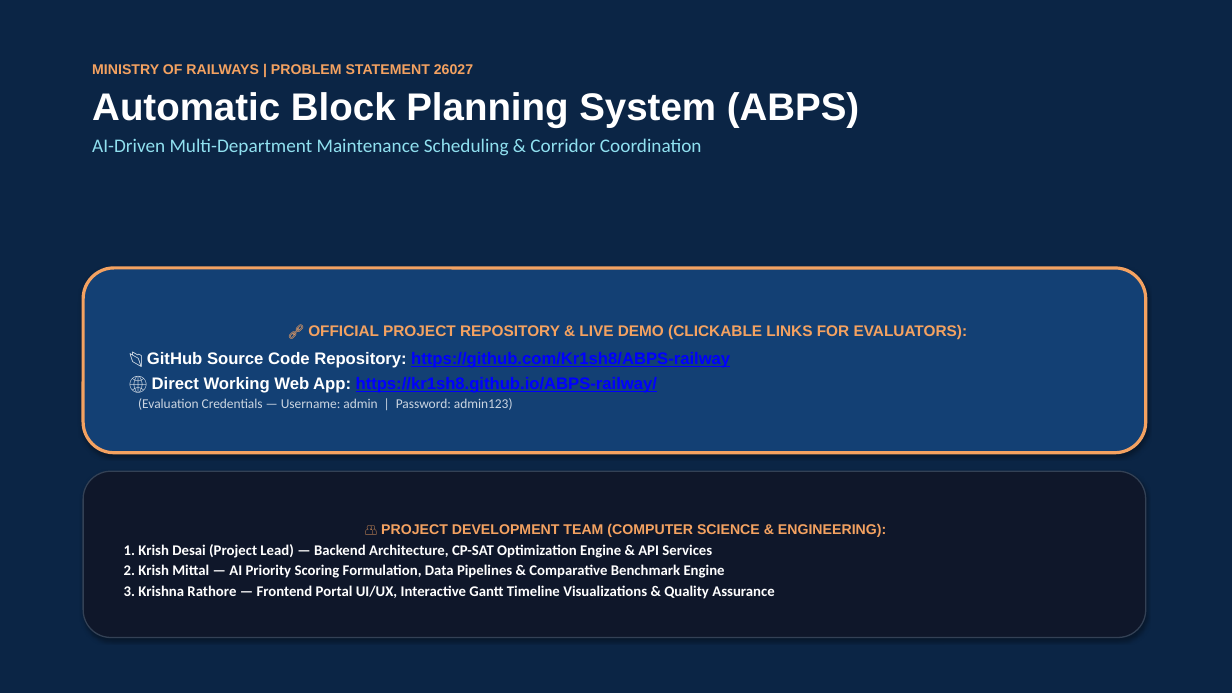
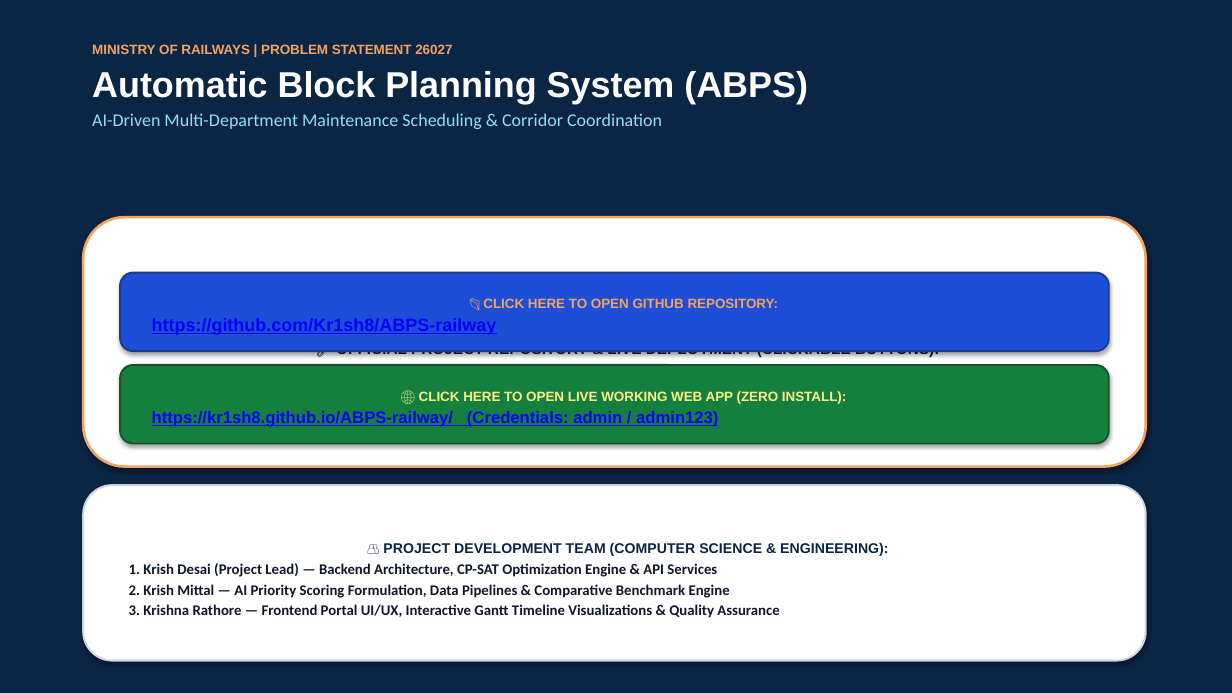
Before and after one commit to Kr1sh8/ABPS-railway, a slide deck: slide 1 of ABPS_Project_Presentation.pptx. Drawn at 1232x693 pixels with LibreOffice and Linux fonts; fonts in the diff are those of the drawing. Boxes give left, top, right and bottom in pixels: in the first picture for what was removed or moved away, otherwise in the second. Text is boxed around its words. In the diff, an @@ line names an element or a change of style, - is before the commit and + after.

Commit message:
style: replace dark links with high-contrast clickable action buttons in presentation

```diff
--- a/ABPS_Project_Presentation.pptx
+++ b/ABPS_Project_Presentation.pptx
@@ text "MINISTRY OF RAILWAYS | PROBLEM ...": place and size @@
-text "MINISTRY OF RAILWAYS | PROBLEM ..." at [92,64,859,156]
+text "MINISTRY OF RAILWAYS | PROBLEM ..." at [92,44,808,129]
@@ text "MINISTRY OF RAILWAYS | PROBLEM ..." at [92,44,808,129]: size 11 to 10.5 pt in "MINISTRY OF RAILWAYS | PROBLEM STATEMENT 26027"; size 30 to 28 pt in "Automatic Block Planning System (ABPS)"; size 15 to 14 pt in "AI-Driven Multi-Department Maintenance Scheduling & Corridor ..."; less space between paragraphs @@
@@ rounded rectangle "🔗 OFFICIAL PROJECT REPOSITORY & ...": place and size @@
-rounded rectangle "🔗 OFFICIAL PROJECT REPOSITORY & ..." at [83,268,1146,453]
+rounded rectangle "🔗 OFFICIAL PROJECT REPOSITORY & ..." at [83,217,1146,467]
@@ rounded rectangle "🔗 OFFICIAL PROJECT REPOSITORY & ..." at [83,217,1146,467]: fill #134074 to #FFFFFF; outline #F4A261 2.5 pt to #F4A261 2 pt @@
@@ rounded rectangle added at [120,273,1109,351], fill #1D4ED8, outline #1E3A8A 1.5 pt, 14 pt, text #0000FF, bold, underline @@
+📂 CLICK HERE TO OPEN GITHUB REPOSITORY:
+https://github.com/Kr1sh8/ABPS-railway
@@ text in rounded rectangle at [336,350,939,358]: text changed; size 13 to 12 pt; text colour #0000FF to #0B2545 @@
-🔗 OFFICIAL PROJECT REPOSITORY & LIVE DEMO (CLICKABLE LINKS FOR EVALUATORS):
-📂 GitHub Source Code Repository: https://github.com/Kr1sh8/ABPS-railway
-🌐 Direct Working Web App: https://kr1sh8.github.io/ABPS-railway/
-(Evaluation Credentials — Username: admin | Password: admin123)
+🔗 OFFICIAL PROJECT REPOSITORY & LIVE DEPLOYMENT (CLICKABLE BUTTONS):
@@ rounded rectangle added at [120,365,1109,444], fill #15803D, outline #14532D 1.5 pt, 13 pt, text #0000FF, bold, underline @@
+🌐 CLICK HERE TO OPEN LIVE WORKING WEB APP (ZERO INSTALL):
+https://kr1sh8.github.io/ABPS-railway/ (Credentials: admin / admin123)
@@ rounded rectangle "👥 PROJECT DEVELOPMENT TEAM (COMPUTER ...": place and size @@
-rounded rectangle "👥 PROJECT DEVELOPMENT TEAM (COMPUTER ..." at [83,471,1146,638]
+rounded rectangle "👥 PROJECT DEVELOPMENT TEAM (COMPUTER ..." at [83,485,1146,661]
@@ rounded rectangle "👥 PROJECT DEVELOPMENT TEAM (COMPUTER ..." at [83,485,1146,661]: text colour #F4A261 to #0B2545 in "👥 PROJECT DEVELOPMENT TEAM (COMPUTER SCIENCE & ..."; text colour #FFFFFF to #0F172A in "1. Krish Desai (Project Lead) — Backend ...", "2. Krish Mittal — AI Priority Scoring ...", "3. Krishna Rathore — Frontend Portal UI/UX, ..."; fill #0F172A to #FFFFFF; outline #334155 1 pt to #CBD5E1 1.5 pt @@
```
Also in this commit, not shown: 5 other slides changed, 1 other file.
